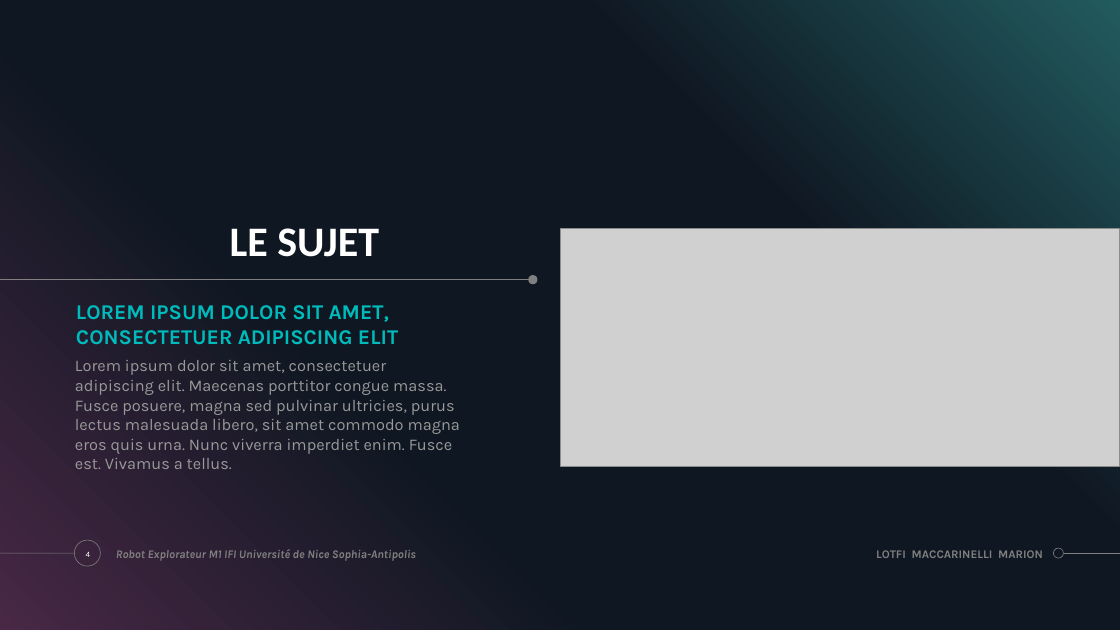
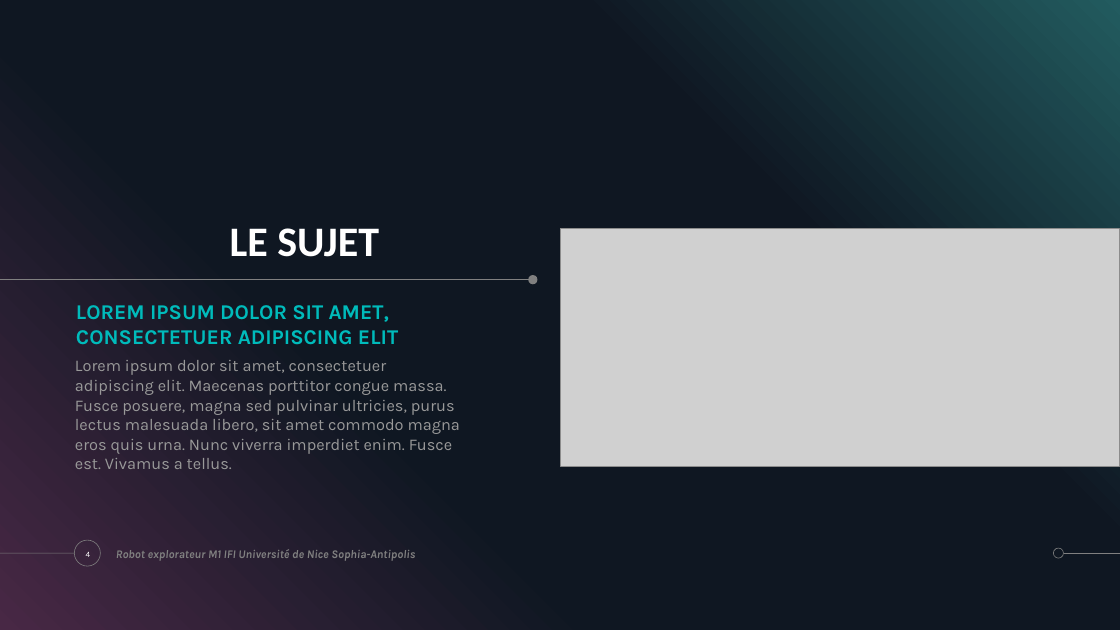
Before and after one commit to ChloeMaccarinelli/TER_M1_S2, a slide deck: slide 4 of doc/Diapo_LOTFI_MACCARINELLI_MARION.pptx. Drawn at 1120x630 pixels with LibreOffice and Linux fonts; fonts in the diff are those of the drawing; grey boxes stand for pictures. Boxes give left, top, right and bottom in pixels: in the first picture for what was removed or moved away, otherwise in the second. Text is boxed around its words. In the diff, an @@ line names an element or a change of style, - is before the commit and + after.

```diff
--- a/doc/Diapo_LOTFI_MACCARINELLI_MARION.pptx
+++ b/doc/Diapo_LOTFI_MACCARINELLI_MARION.pptx
@@ text at [116, 549, 415, 561]: text changed @@
-Robot Explorateur M1 IFI Université de Nice Sophia-Antipolis
+Robot explorateur M1 IFI Université de Nice Sophia-Antipolis
@@ text removed at [876, 550, 1043, 558] @@
-LOTFI MACCARINELLI MARION
```
Also in this commit, not shown: 25 other slides changed, 1 other file.
